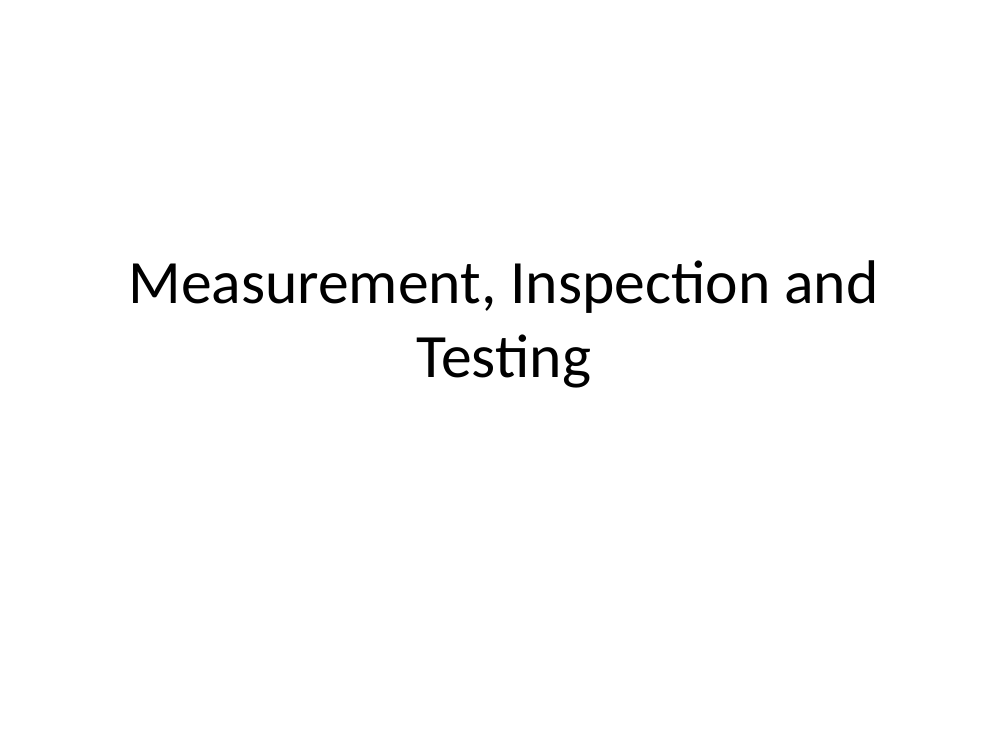
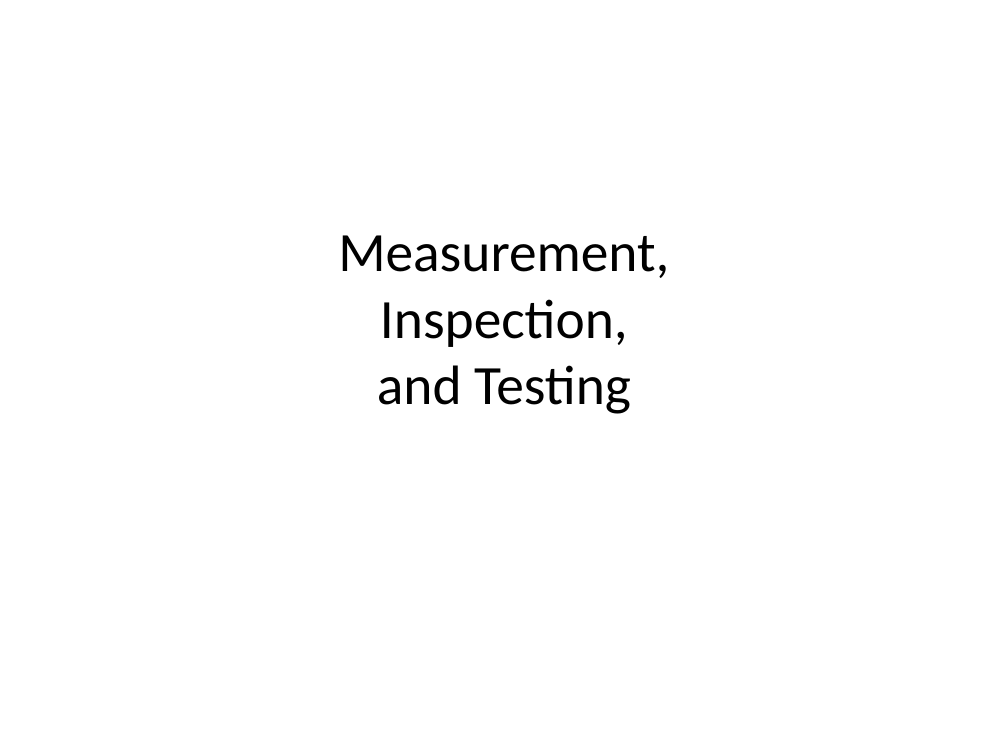
Before and after one commit to longapalooza/ENGT322_223, a slide deck: slide 1 of 02.Measurement.pptx. Drawn at 1008x756 pixels with LibreOffice and Linux fonts; fonts in the diff are those of the drawing. Boxes give left, top, right and bottom in pixels: in the first picture for what was removed or moved away, otherwise in the second. Text is boxed around its words. In the diff, an @@ line names an element or a change of style, - is before the commit and + after.

```diff
--- a/02.Measurement.pptx
+++ b/02.Measurement.pptx
@@ title at <box>338,235,669,414</box>: text changed; size 44 to 39.6 pt @@
-Measurement, Inspection and Testing
+Measurement,
+Inspection,
+and Testing
```
Also in this commit, not shown: 1 slide added.
